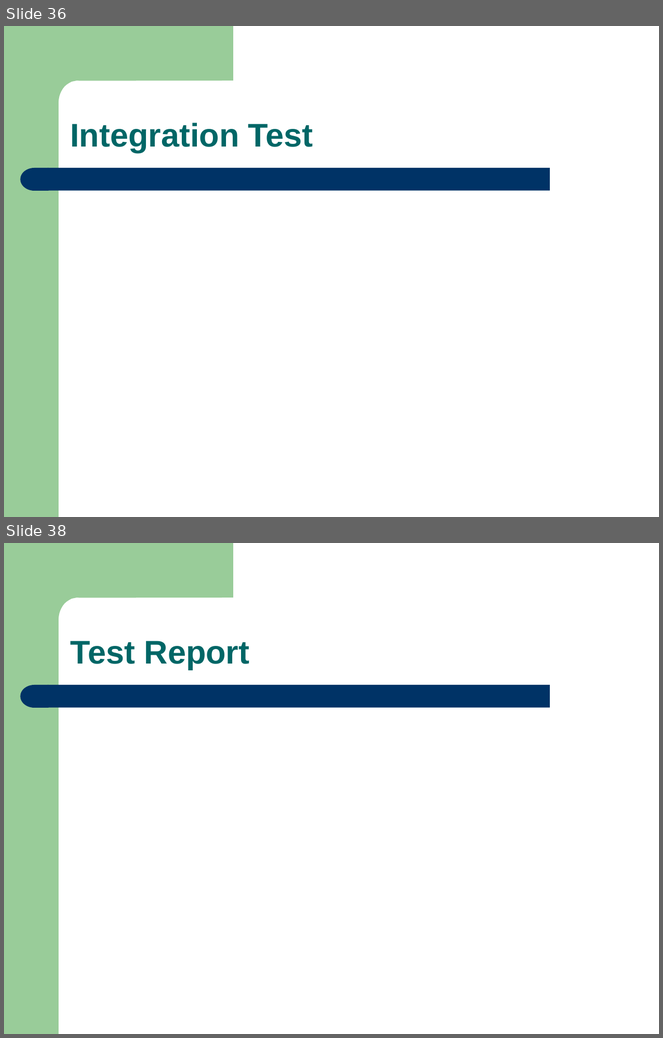
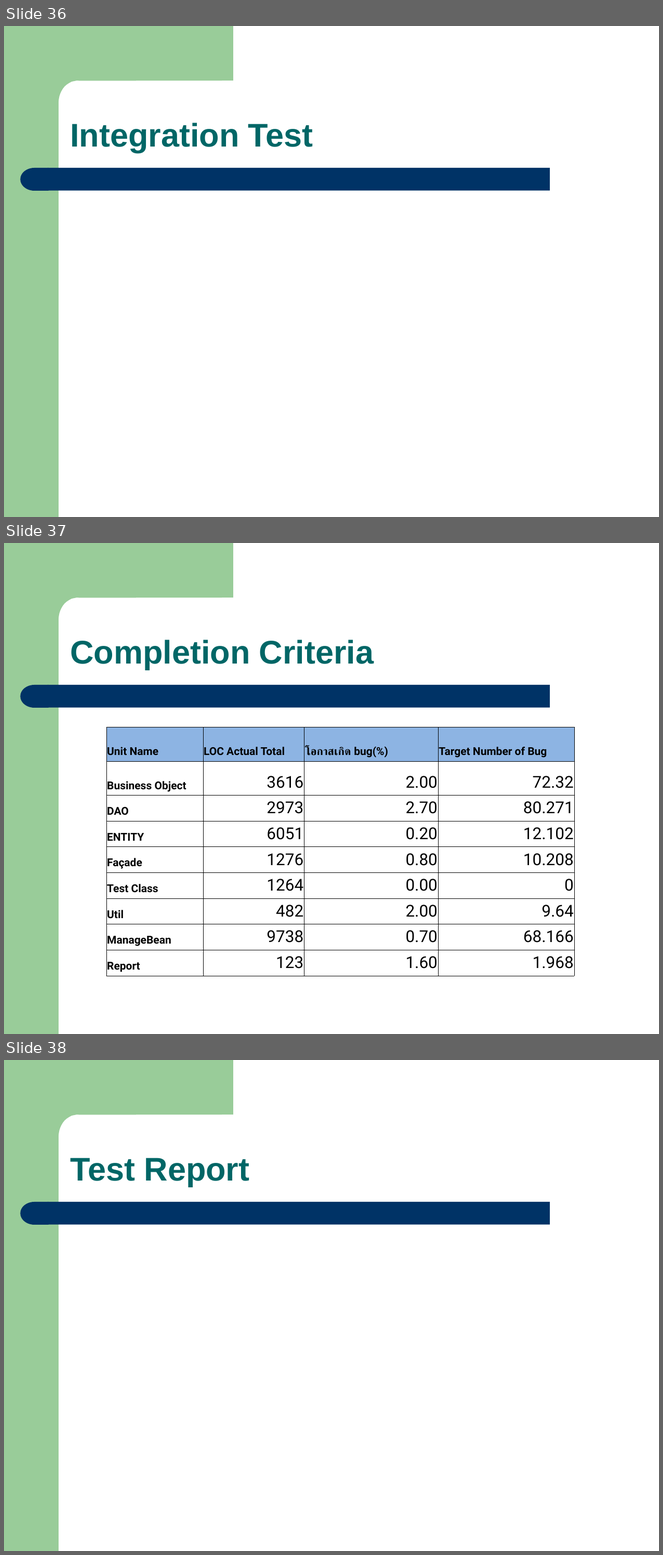
Before and after one commit to eseawind/simple-mrp, a slide deck: simple-mrp-doc/Simple_MRP_Present_V1.2.ppt. Shown one above the other, each under a label of ours: slides 36 and 38 before the commit, slides 36, 37 and 38 after it; the slides between them are not shown. The pictures are 663x1038 and 663x1555 pixels, drawn with LibreOffice and Linux fonts; fonts in the diff are those of the drawing. Boxes give left, top, right and bottom in pixels: in the first picture for what was removed or moved away, otherwise in the second. Text is boxed around its words. In the diff, an @@ line names an element or a change of style, - is before the commit and + after.

```diff
--- a/simple-mrp-doc/Simple_MRP_Present_V1.2.ppt
+++ b/simple-mrp-doc/Simple_MRP_Present_V1.2.ppt
@@ slide 37 added at [4, 543, 659, 1034], background #FFFFFF; not listed: 4 template elements that a slide beside it also shows @@
@@ text added at [70, 640, 374, 670], 36 pt, text #006666, bold @@
+Completion Criteria
@@ table added at [106, 727, 574, 975], 9 rows, 4 columns @@
+Unit Name | LOC Actual Total | โอกาสเกิด bug(%) | Target Number of Bug
+Business Object | 3616 | 2.00 | 72.32
+DAO | 2973 | 2.70 | 80.271
+ENTITY | 6051 | 0.20 | 12.102
+Façade | 1276 | 0.80 | 10.208
+Test Class | 1264 | 0.00 | 0
+Util | 482 | 2.00 | 9.64
+ManageBean | 9738 | 0.70 | 68.166
+Report | 123 | 1.60 | 1.968
```
Also in this commit, not shown: 1 other slide added, 2 slides removed.
